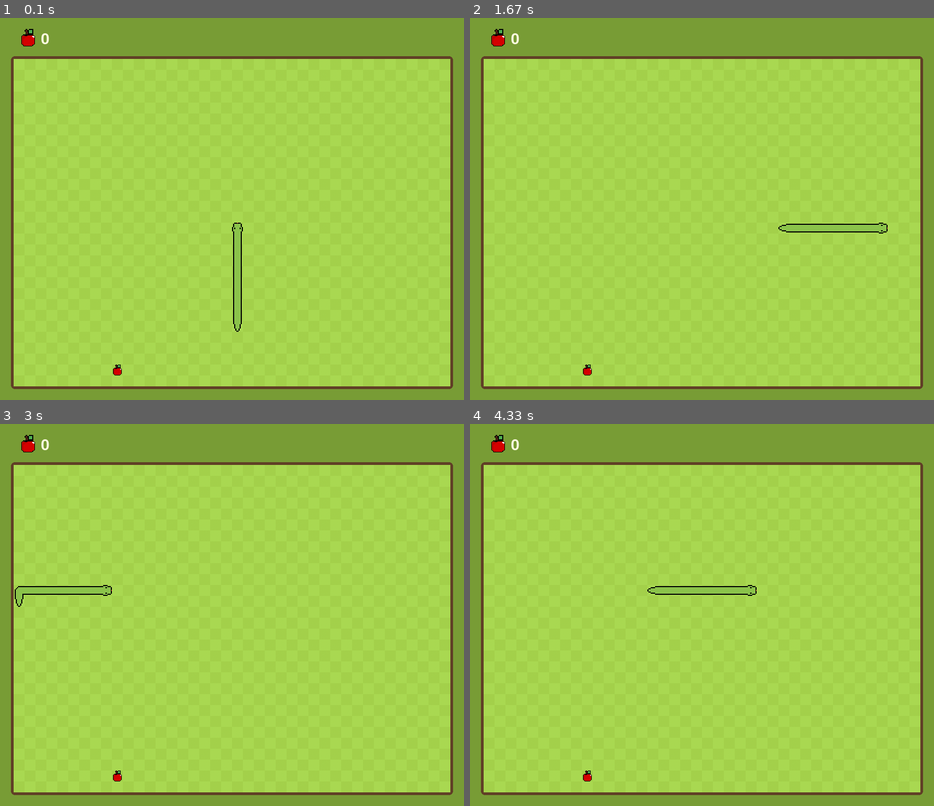
Above: before the commit, frames 1-4 (two rows, left to right).
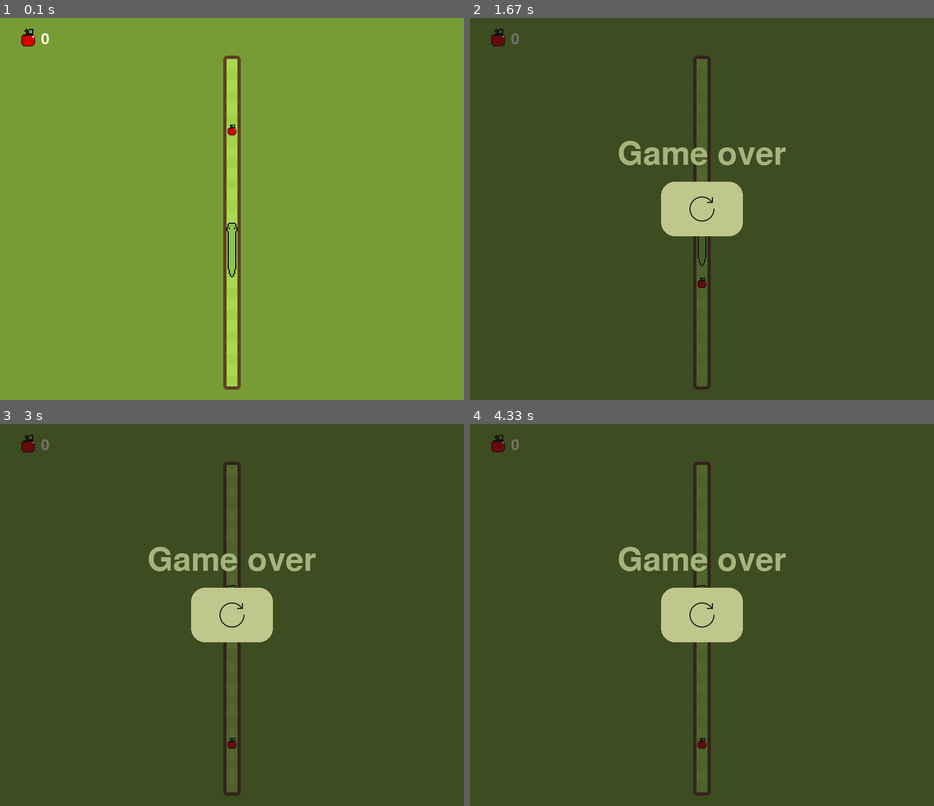
Above: after the commit, the same moments.

Repository: Filip-Kubecki/PythonProjects
Game: pygame game, started from SnakeWithPyGame/Main.py
Two runs of this game, one before a commit and one after it. Both use one fixed random seed, a clock stepped at 60 frames per second and the inputs below.
Inputs (mouse positions are in pixels of both pictures, inside the frame that each line leads up to):
- Up to frame 1 (0.1 s): no input
- Up to frame 2 (1.67 s): hold 2 0.33-0.8 s; hold D 0.33-0.8 s; click (702, 209) at 0.88 s; hold D 1.17-1.63 s; move the mouse to (850, 197) at 1.2 s
- Up to frame 3 (3 s): click (232, 615) at 1.72 s; hold W 2-2.3 s; move the mouse to (278, 699) at 2.03 s; hold D 2.33-2.8 s
- Up to frame 4 (4.33 s): no input

The runs differ from the first frame. In frame 1, 81% of the frame differs, in the area x 2-98%, y 9-98%; in frame 2, 100%, in the area x 0-100%, y 0-100%; in frame 3, 100%; in frame 4, 100%.

Commit message:
Apple spawning problems - refactoring for better scaling
Added:
- protection for apple spawning - apples no longer spawn inside snake

Refactor:
- added values to config.py and applied them in code - more ui elements
proberly resize when other elements parameters are changed

Diff:
--- a/SnakeWithPyGame/Apple.py
+++ b/SnakeWithPyGame/Apple.py
@@ -1,5 +1,4 @@
 import pygame
-import random
 import Textures_src
 
 
@@ -7,10 +6,12 @@
     def __init__(self):
         self.rect = pygame.rect.Rect(10000, 10000, 20, 20)
         self.appleIcon = pygame.image.load(Textures_src.APPLE)
+        self.position = (10000, 10000)
 
     def draw_apple(self, screen):
         screen.blit(self.appleIcon, (self.rect.x, self.rect.y))
 
-    def set_random_position(self, screen):
-        self.rect.x = random.randrange(0, screen.get_width(), 20)
-        self.rect.y = random.randrange(0, screen.get_height(), 20)
+    def set_position(self, position):
+        self.rect.x = position[0]
+        self.rect.y = position[1]
+        self.position = position
--- a/SnakeWithPyGame/GameInstance.py
+++ b/SnakeWithPyGame/GameInstance.py
@@ -4,22 +4,23 @@
 import config
 from Snake import Snake
 from Apple import Apple
+from random import randrange
 
 
 class GameInstance(pygame.Surface):
     def __init__(self):
-        self.elements = list()
-
-        # List containing free spaces
-        self.free_fields = list()
-        for i in range((config.GAME_INSTANCE_WIDTH//20)*(config.GAME_INSTANCE_HEIGHT//20)):
-            self.free_fields.append(i)
+        print("Game instance initialization ---------------")
+        self.obstacles = list()
 
         self.score = 0
         self.screen = pygame.surface.Surface(
-            (config.GAME_INSTANCE_WIDTH,
-             config.GAME_INSTANCE_HEIGHT)
+            (config.GAME_INSTANCE_WIDTH, config.GAME_INSTANCE_HEIGHT)
         )
+
+        # Initializing list with all possible positions on board
+        self._position_indexes = list()
+        for i in range((config.GAME_INSTANCE_WIDTH//config.TILE_LEN)*(config.GAME_INSTANCE_HEIGHT//config.TILE_LEN)):
+            self._position_indexes.append(i)
 
         # Backgroung setup
         self._bgTile = pygame.image.load(Textures_src.BACKGROUND_GAME_TILE)
@@ -27,15 +28,15 @@
 
         # Snake object setup
         self.snake = Snake(
-            self.screen.get_width() // 2,
-            self.screen.get_height() // 2
+            (config.GAME_INSTANCE_WIDTH // 2) -
+            ((config.GAME_INSTANCE_WIDTH // 2) % 20),
+            (config.GAME_INSTANCE_HEIGHT // 2) -
+            ((config.GAME_INSTANCE_HEIGHT // 2) % 20)
         )
-        self.elements.append(self.snake)
 
         # Apple object setup
         self.apple = Apple()
-        self.apple.set_random_position(self.screen)
-        self.elements.append(self.apple)
+        self.place_apple()
 
     def run_game_cycle(self):
         # fill the screen with a color to wipe away anything from last frame
@@ -62,7 +63,19 @@
     def apple_eaten(self):
         # Checking if Snake eats Apple
         if self.apple.rect.colliderect(self.snake.segments[0].rect):
-            self.snake.add_segment()
-            self.apple.set_random_position(self.screen)
+            self.snake.add_segment(self)
+            self.place_apple()
             return True
         return False
+
+    def place_apple(self):
+        free_indexes = self._position_indexes.copy()
+
+        snake_indexes = self.snake.get_position_indexes()
+
+        for i in (range(len(snake_indexes)-1)):
+            free_indexes.remove(snake_indexes[i])
+
+        random_index = tools.index_to_position(
+            free_indexes[randrange(0, len(free_indexes))])
+        self.apple.set_position(random_index)
--- a/SnakeWithPyGame/Main.py
+++ b/SnakeWithPyGame/Main.py
@@ -3,27 +3,26 @@
 import tools
 import pygame.freetype
 import Textures_src
-import config
+from config import *
 from GameInstance import GameInstance
 from PausedGameScreen import PausedGameScreen
 from GameOverScreen import GameOverScreen
-
 
 # Pygame setup
 pygame.init()
 pygame.display.set_caption("Snake")
 clock = pygame.time.Clock()
-screen = pygame.display.set_mode((config.WINDOW_WIDTH, config.WINDOW_HEIGHT))
+screen = pygame.display.set_mode((WINDOW_WIDTH, WINDOW_HEIGHT))
 running = True
 
 # Create Board object
 board = GameInstance()
 
 # Pause screen
-pause_screen = PausedGameScreen(config.WINDOW_WIDTH, config.WINDOW_HEIGHT)
+pause_screen = PausedGameScreen(WINDOW_WIDTH, WINDOW_HEIGHT)
 
 # Game Over screen
-game_over_screen = GameOverScreen(config.WINDOW_WIDTH, config.WINDOW_HEIGHT)
+game_over_screen = GameOverScreen(WINDOW_WIDTH, WINDOW_HEIGHT)
 
 # Game variables
 delta_time = 0  # time in seconds since last frame - used for limiting FPS
@@ -32,8 +31,7 @@
 game_started = False
 pause_game = False
 game_over = False
-game_tick = 10
-
+game_tick = SNAKE_START_SPEED
 score = 0
 
 # UI elements
@@ -69,8 +67,14 @@
     pygame.draw.rect(  # Border around board
         screen,
         Style.DARK_BROWN,   # Color of the border
-        pygame.Rect(20, 70, 810, 610),
-        7,              # Border width
+        pygame.Rect(
+            (WINDOW_WIDTH-(GAME_INSTANCE_WIDTH + \
+             (GAME_INSTANCE_BORDER*2)))//2,   # X position
+            GAME_INSTANCE_TOP_MARGIN-GAME_INSTANCE_BORDER,      # Y position
+            GAME_INSTANCE_WIDTH + (GAME_INSTANCE_BORDER*2),   # Width
+            GAME_INSTANCE_HEIGHT + (GAME_INSTANCE_BORDER*2)   # Height
+        ),
+        GAME_INSTANCE_BORDER,              # Border width
         7               # Border radius
     )
 
@@ -88,7 +92,7 @@
 
     # Check if snake ate apple - increase score
     if board.apple_eaten():
-        score += 10
+        score += 1
 
     # Taking keyboard input
     keys = pygame.key.get_pressed()
@@ -109,7 +113,13 @@
             board.snake_update()
 
     # Display game instance surface
-    screen.blit(board.screen, (25, 75))
+    screen.blit(
+        board.screen,
+        (   # Position
+            tools.two_surfaces_centering_offset(screen, board.screen)[0],
+            GAME_INSTANCE_TOP_MARGIN
+        )
+    )
 
     # Display GameOver screen
     if game_over:
--- a/SnakeWithPyGame/Snake.py
+++ b/SnakeWithPyGame/Snake.py
@@ -1,6 +1,7 @@
 import pygame
 import Textures_src
 import config
+import tools
 from tools import Direction
 from tools import Snake_texture_state
 
@@ -105,7 +106,7 @@
                 # Change current segment direction to direction of previouse segment direction
                 self.segments[i].change_direction(self.segments[i-1].direction)
 
-    def add_segment(self):
+    def add_segment(self, screen):
         tail = self.segments[-1]
 
         new_segment = Segment(tail.rect.x, tail.rect.y)
@@ -140,6 +141,13 @@
             self.change_direction(Direction.LEFT)
         elif key_event[pygame.K_d]:
             self.change_direction(Direction.RIGHT)
+
+    def get_position_indexes(self):
+        indexes = list()
+        for segment in self.segments:
+            position = (segment.rect.x, segment.rect.y)
+            indexes.append(tools.position_to_index(position))
+        return indexes
 
 
 class Segment():
--- a/SnakeWithPyGame/config.py
+++ b/SnakeWithPyGame/config.py
@@ -2,16 +2,20 @@
 # Contains all values that are intended to be changed
 
 # Snake related values
-SNAKE_SEGMENT_NUMBER = 10
+SNAKE_SEGMENT_NUMBER = 5
+SNAKE_START_SPEED = 10  # Smaller number -> faster
 
 # UI related values
 # Window
 WINDOW_WIDTH = 850
 WINDOW_HEIGHT = 700
-# Game Instance
-GAME_INSTANCE_WIDTH = 800
-GAME_INSTANCE_HEIGHT = 600
-TILE_LEN = 20
-
+# Pause/Game Over screens
 DIMMED_BACKGROUND_MAX_ALPHA = 150
 DIMMED_BACKGROUND_ALPHA_INCREMENT = 15
+
+# Game Instance
+GAME_INSTANCE_WIDTH = 20
+GAME_INSTANCE_HEIGHT = 600
+GAME_INSTANCE_TOP_MARGIN = 75
+GAME_INSTANCE_BORDER = 6
+TILE_LEN = 20
--- a/SnakeWithPyGame/tools.py
+++ b/SnakeWithPyGame/tools.py
@@ -1,7 +1,7 @@
 from enum import Enum
 import pygame
 import math
-import config as conf
+from config import *
 
 
 def tileBackground(screen: pygame.display, image: pygame.Surface):
@@ -33,7 +33,7 @@
     if keys[pygame.K_1]:
         game_tick = 60
     elif keys[pygame.K_2]:
-        game_tick = 10
+        game_tick = SNAKE_START_SPEED
     elif keys[pygame.K_3]:
         game_tick = 5
     elif keys[pygame.K_EQUALS]:
@@ -67,16 +67,16 @@
 
 def index_to_position(index):
     return (
-        (index % (conf.GAME_INSTANCE_WIDTH//conf.TILE_LEN)) *
-        conf.TILE_LEN,  # x position
-        (index // (conf.GAME_INSTANCE_WIDTH//conf.TILE_LEN)) *
-        conf.TILE_LEN  # y position
+        (index % (GAME_INSTANCE_WIDTH//TILE_LEN)) *
+        TILE_LEN,  # x position
+        (index // (GAME_INSTANCE_WIDTH//TILE_LEN)) *
+        TILE_LEN  # y position
     )
 
 
 def position_to_index(position):
-    return ((position[0]//conf.TILE_LEN) +
-            ((position[1]//conf.TILE_LEN)*(conf.GAME_INSTANCE_WIDTH//conf.TILE_LEN)))
+    return ((position[0]//TILE_LEN) +
+            ((position[1]//TILE_LEN)*(GAME_INSTANCE_WIDTH//TILE_LEN)))
 
 
 class Direction(Enum):
Not shown, changed: SnakeWithPyGame/TODO.md
